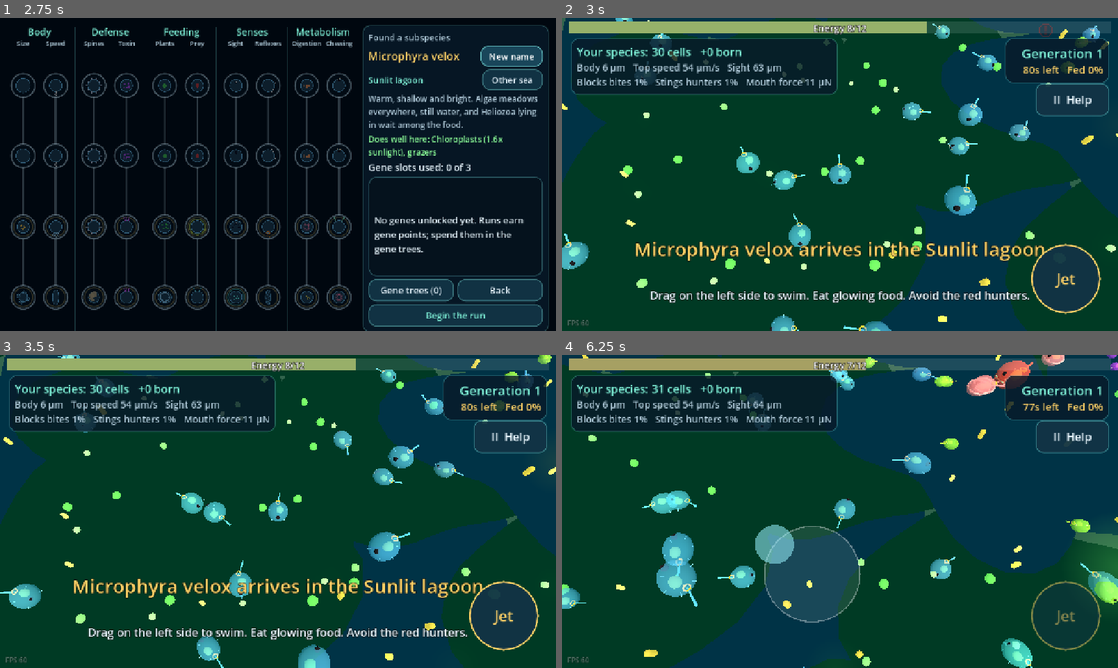
Above: before the commit, frames 1-4 (two rows, left to right).
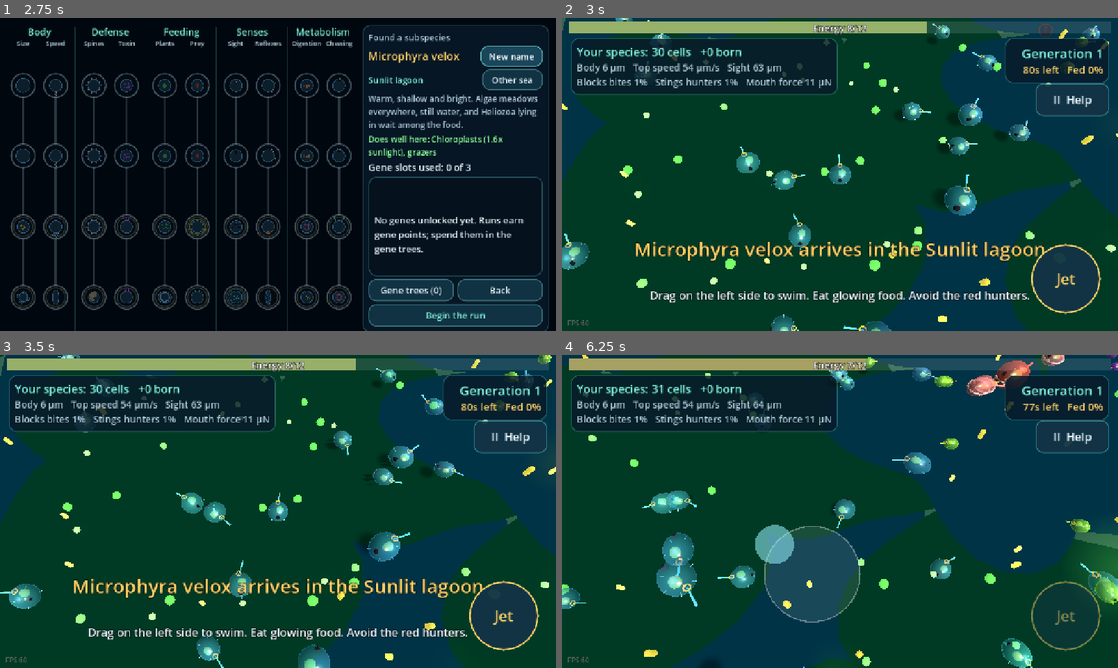
Above: after the commit, the same moments.

Repository: drag0nblad3/Sporelike-
Game: Godot game, scene res://scenes/main.tscn
The game is run twice, just before and just after one commit, with the same random seed, the same clock (stepped at 60 frames per second) and the same inputs.
Inputs (mouse positions are in pixels of both pictures, inside the frame that each line leads up to):
- Up to frame 1 (2.75 s): click "New subspecies" at 0.5 s; click "New name" at 1.25 s; click "New name" at 2 s
- Up to frame 2 (3 s): click "Begin the run" at 2.75 s
- Up to frame 3 (3.5 s): no input
- Up to frame 4 (6.25 s): move the mouse to (962, 495) at 3.52 s; hold Right (ui_right) 3.53-4.25 s; tap Q at 3.6 s; click (962, 495) at 3.67 s; tap Space at 3.77 s; drag from (728, 527) to (812, 574) at 4.27 s; move the mouse to (895, 442) at 5.02 s; hold Right (ui_right) 5.03-5.75 s; tap R at 5.1 s; drag from (812, 574) to (673, 464) at 5.77 s

Frame 1 is identical in both runs. In frame 2, 2.7% of the frame differs, in the area x 0-97%, y 0-100%; in frame 3, 2.9%; in frame 4, 4.2%, in the area x 0-100%, y 0-100%.
Error after the commit: Invalid type in function '_place' in base 'MultiMeshInstance3D (ShadowLayer)'. The Object-derived class of argument 2 (previously freed) is not a subclass of t…

Commit message:
Give single cells, hunters and giant colonies the stage 2 skin look
Cell membranes use CellSkin (rim glow, sun sheen, shaded far side, like
the colony skin), every swimming cell and hunter casts a soft floor shadow
from one MultiMesh (ShadowLayer), and giant teaser balls wear one faint
shared skin.

Co-Authored-By: Claude Opus 5.5 <noreply@anthropic.com>
Claude-Session: https://claude.ai/code/session_01LRZhwzVf8akTuGJ2FfLmFe

Diff:
--- /dev/null
+++ b/scripts/creatures/cell_skin.gd
@@ -0,0 +1,43 @@
+class_name CellSkin
+extends RefCounted
+## The membrane of a single cell (or a giant teaser colony's outer skin),
+## drawn to match a stage 2 colony's skin (SkinShader): nearly clear where
+## you look straight through it, thick and glowing at its edge, lit on the
+## side facing the sun with a glossy sheen, and shaded on the far side.
+
+const CODE := """shader_type spatial;
+render_mode blend_mix, depth_draw_never, cull_back;
+
+uniform vec4 tint : source_color = vec4(0.5, 0.9, 0.8, 0.6);
+uniform float glow = 0.5;
+varying float sunlit;
+
+void vertex() {
+	vec3 n = normalize((MODEL_MATRIX * vec4(NORMAL, 0.0)).xyz);
+	// The same sun direction as SkinShader (Arena's light).
+	sunlit = max(dot(n, normalize(vec3(0.25, 0.87, 0.43))), 0.0);
+}
+
+void fragment() {
+	float rim = pow(1.0 - clamp(abs(dot(NORMAL, VIEW)), 0.0, 1.0), 2.0);
+	float sheen = pow(sunlit, 24.0);
+	ALBEDO = tint.rgb * (0.55 + 0.45 * sunlit);
+	ALPHA = clamp(tint.a * 0.75 + 0.4 * rim + 0.35 * sheen, 0.0, 0.95);
+	EMISSION = tint.rgb * glow * (0.35 + 1.1 * rim) + vec3(0.5) * sheen;
+	ROUGHNESS = 0.25;
+	SPECULAR = 0.7;
+}
+"""
+
+static var _shader: Shader
+
+
+static func material(tint: Color, glow := 0.5) -> ShaderMaterial:
+	if _shader == null:
+		_shader = Shader.new()
+		_shader.code = CODE
+	var mat := ShaderMaterial.new()
+	mat.shader = _shader
+	mat.set_shader_parameter("tint", tint)
+	mat.set_shader_parameter("glow", glow)
+	return mat
--- a/scripts/creatures/organism_visual.gd
+++ b/scripts/creatures/organism_visual.gd
@@ -39,6 +39,8 @@
 	PartBaker.bake(_body)
 	PartBaker.bake(self, [_body, look] + _tails)
 	look.bake_still_parts()
+	# A lit, rim-glowing membrane like a stage 2 colony's skin.
+	_body.material_override = CellSkin.material(tint)
 
 
 func _process(delta: float) -> void:
--- a/scripts/world/ecosystem.gd
+++ b/scripts/world/ecosystem.gd
@@ -45,6 +45,7 @@
 	food = FoodField.new()
 	food.setup(rng)
 	add_child(food)
+	add_child(ShadowLayer.new(self))
 	for entry in saved_members:
 		var saved_genome: Genome = entry[0]
 		var saved_at: Vector2 = entry[1]
--- /dev/null
+++ b/scripts/world/shadow_layer.gd
@@ -0,0 +1,64 @@
+class_name ShadowLayer
+extends MultiMeshInstance3D
+## Soft shadows on the sea floor under every swimming cell and hunter, so
+## they read as floating above it. All shadows are one MultiMesh (one draw
+## call), placed each frame from the ecosystem's lists.
+
+const MAX_SHADOWS := 256
+## The sea floor is at y = -1.4; shadows lie just above it, pushed away
+## from the sun (see ColonySkin).
+const FLOOR := -1.35
+const SUN_SHIFT := Vector2(-0.4, -0.7)
+
+const CODE := """shader_type spatial;
+render_mode blend_mix, depth_draw_never, unshaded, cull_disabled;
+
+void fragment() {
+	float d = length(UV - vec2(0.5)) * 2.0;
+	ALBEDO = vec3(0.0);
+	ALPHA = 0.35 * (1.0 - smoothstep(0.35, 1.0, d));
+}
+"""
+
+var _ecosystem: Ecosystem
+
+
+func _init(ecosystem: Ecosystem) -> void:
+	_ecosystem = ecosystem
+	var disc := PlaneMesh.new()
+	disc.size = Vector2(2.0, 2.0)
+	var shader := Shader.new()
+	shader.code = CODE
+	var mat := ShaderMaterial.new()
+	mat.shader = shader
+	mat.render_priority = -1
+	disc.material = mat
+	multimesh = MultiMesh.new()
+	multimesh.transform_format = MultiMesh.TRANSFORM_3D
+	multimesh.mesh = disc
+	multimesh.instance_count = MAX_SHADOWS
+	multimesh.visible_instance_count = 0
+	# The shadows roam the whole endless sea, so never cull them as a block.
+	custom_aabb = AABB(Vector3(-1e5, -10.0, -1e5), Vector3(2e5, 20.0, 2e5))
+	# Placed in world space, whoever each organism's parent is.
+	top_level = true
+
+
+func _process(_delta: float) -> void:
+	var count := 0
+	for org in _ecosystem.prey_list():
+		count = _place(count, org)
+	for hunter in _ecosystem.predators:
+		if is_instance_valid(hunter) and hunter.alive:
+			count = _place(count, hunter)
+	multimesh.visible_instance_count = count
+
+
+func _place(count: int, org: Organism) -> int:
+	if count >= MAX_SHADOWS or not org.visible:
+		return count
+	var size := org.radius() * 1.15
+	var p := org.global_position
+	var at := Vector3(p.x + SUN_SHIFT.x, FLOOR, p.z + SUN_SHIFT.y)
+	multimesh.set_instance_transform(count, Transform3D(Basis.from_scale(Vector3.ONE * size), at))
+	return count + 1
--- a/scripts/world/teaser_colony.gd
+++ b/scripts/world/teaser_colony.gd
@@ -3,7 +3,8 @@
 ## A huge, ghostly cell colony drifting above the sea floor: a glimpse of
 ## the multicellular stage. A "sphere" is a hollow ball of cells (a few
 ## tinted like the specialised cells to come); a "chain" is a long filament
-## that ripples. Purely for looks: nothing can touch or eat it yet.
+## that ripples. A ball wears one faint shared skin (CellSkin). Purely
+## for looks: nothing can touch or eat it yet.
 
 const CELL := Color(0.45, 0.95, 0.8)
 const FLATTEN := 0.3
@@ -54,6 +55,8 @@
 	mat.emission = Color(0.1, 0.3, 0.3)
 	view.material_override = mat
 	add_child(view)
+	if shape == "sphere":
+		add_child(_skin(radius + cell.radius))
 	_spin = _rng.randf_range(0.02, 0.06) * (1.0 if _rng.randf() < 0.5 else -1.0)
 	rotation.y = _rng.randf() * TAU
 	_phase = _rng.randf() * TAU
@@ -81,6 +84,20 @@
 		_multimesh.set_instance_transform(i, Transform3D(Basis.IDENTITY, p))
 
 
+## One faint membrane round the whole ball, so it reads as one creature.
+static func _skin(radius: float) -> MeshInstance3D:
+	var ball := SphereMesh.new()
+	ball.radius = radius
+	ball.height = radius * 2.0
+	ball.radial_segments = 32
+	ball.rings = 12
+	var skin := MeshInstance3D.new()
+	skin.mesh = ball
+	skin.scale = Vector3(1.0, FLATTEN, 1.0)
+	skin.material_override = CellSkin.material(Color(CELL, 0.1), 0.3)
+	return skin
+
+
 ## Evenly spread points on a unit sphere.
 static func _fibonacci(i: int, count: int) -> Vector3:
 	var y := 1.0 - (i + 0.5) * 2.0 / count
